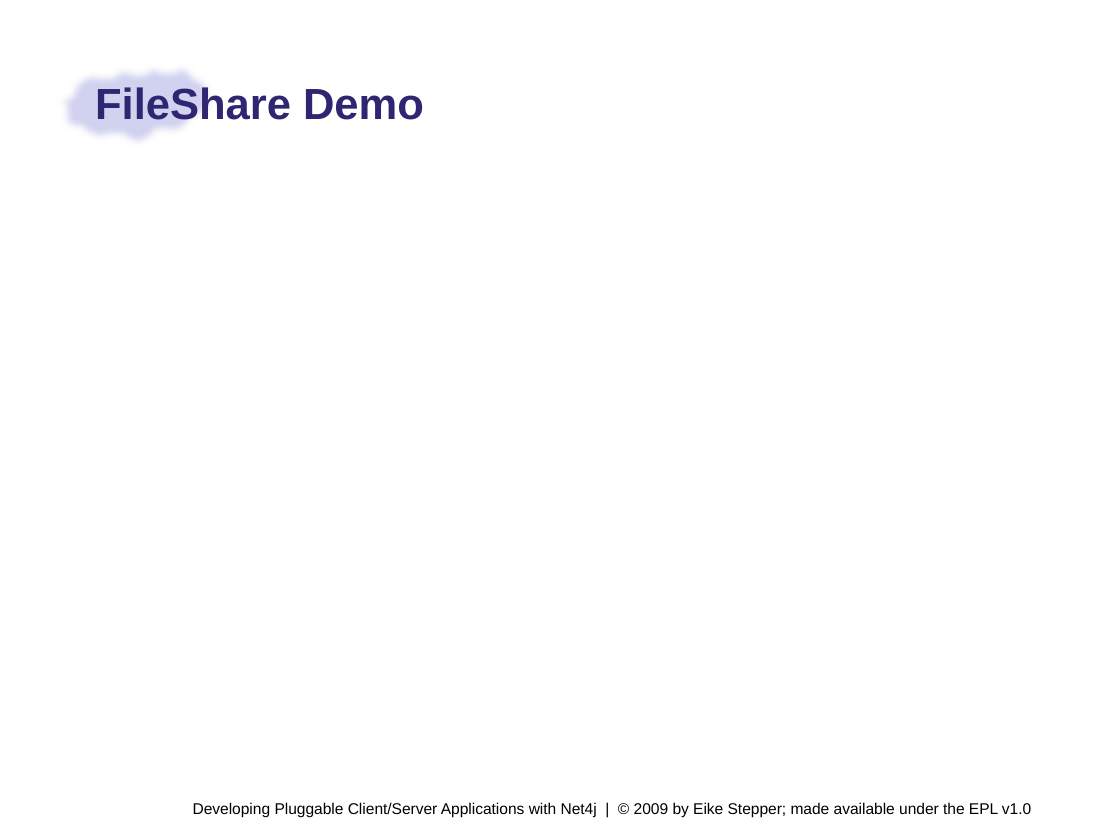
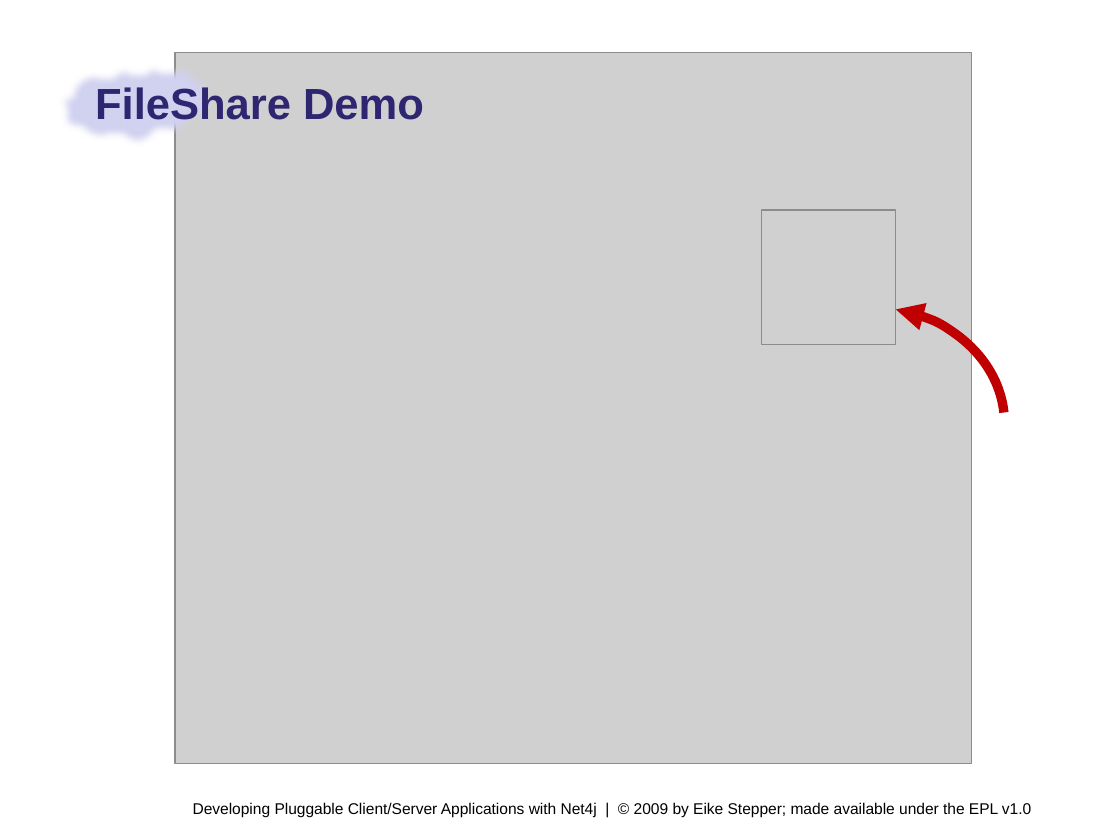
Before and after one commit to eclipse-cdo/cdo.www, a slide deck: slide 15 of documentation/presentations/DemoCampBerlin_2009/Net4j-Presentation.pptx. Drawn at 1120x840 pixels with LibreOffice and Linux fonts; fonts in the diff are those of the drawing; grey boxes stand for pictures; background and template pictures are left out. Boxes give left, top, right and bottom in pixels: in the first picture for what was removed or moved away, otherwise in the second. Text is boxed around its words. In the diff, an @@ line names an element or a change of style, - is before the commit and + after.

```diff
--- a/documentation/presentations/DemoCampBerlin_2009/Net4j-Presentation.pptx
+++ b/documentation/presentations/DemoCampBerlin_2009/Net4j-Presentation.pptx
@@ picture added at bbox=[175, 53, 971, 763] @@
@@ picture added at bbox=[762, 209, 896, 344] @@
@@ arc (boxed as its full ellipse) added at bbox=[735, 289, 1022, 546], outline #C00000 6 pt @@
```
Also in this commit, not shown: 2 other files.
